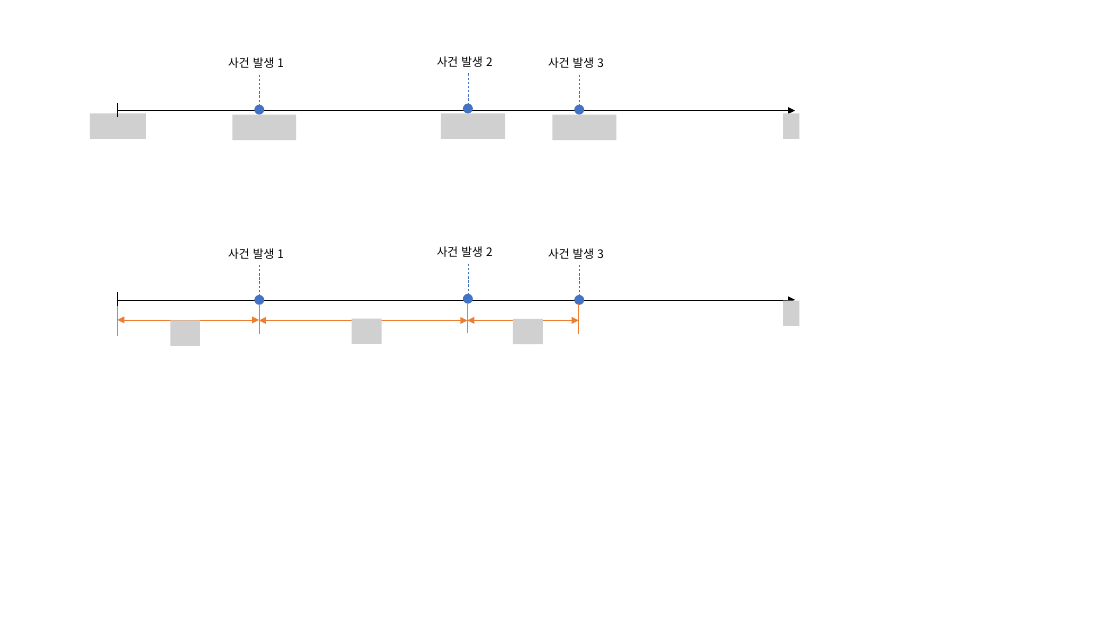
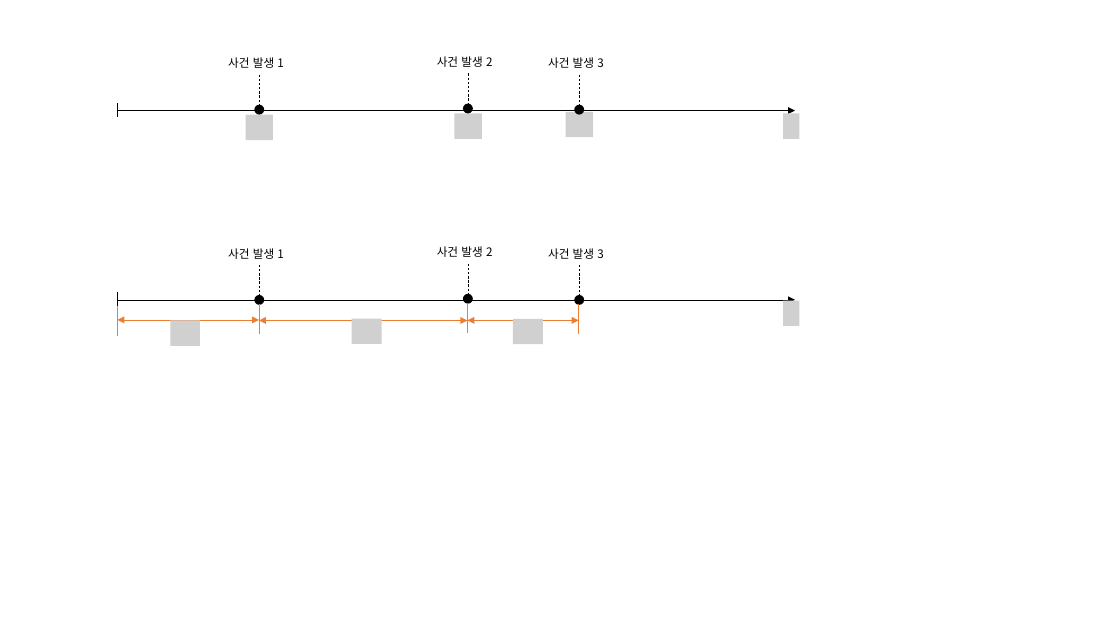
Before and after one commit to govin08/govin08.github.io_241017, a slide deck: slide 1 of images/2024-03-15-mm1_queue/mm1_queue.pptx. Drawn at 1120x630 pixels with LibreOffice and Linux fonts; fonts in the diff are those of the drawing; grey boxes stand for pictures. Boxes give left, top, right and bottom in pixels: in the first picture for what was removed or moved away, otherwise in the second. Text is boxed around its words. In the diff, an @@ line names an element or a change of style, - is before the commit and + after.

```diff
--- a/images/2024-03-15-mm1_queue/mm1_queue.pptx
+++ b/images/2024-03-15-mm1_queue/mm1_queue.pptx
@@ line (260, 75) - (260, 105): stroke #4472C4 0.5 pt dashed to #000000 0.5 pt dashed @@
@@ line (468, 73) - (468, 103): stroke #4472C4 0.5 pt dashed to #000000 0.5 pt dashed @@
@@ line (580, 75) - (580, 105): stroke #4472C4 0.5 pt dashed to #000000 0.5 pt dashed @@
@@ picture removed at [90, 113, 146, 139] @@
@@ picture: place and size @@
-picture at [233, 114, 297, 139]
+picture at [246, 114, 273, 139]
@@ picture: place and size @@
-picture at [441, 113, 505, 139]
+picture at [455, 113, 482, 139]
@@ picture: place and size @@
-picture at [553, 114, 617, 139]
+picture at [565, 112, 593, 137]
@@ line (260, 265) - (260, 295): stroke #4472C4 0.5 pt dashed to #000000 0.5 pt dashed @@
@@ line (468, 264) - (468, 294): stroke #4472C4 0.5 pt dashed to #000000 0.5 pt dashed @@
@@ line (580, 265) - (580, 295): stroke #4472C4 0.5 pt dashed to #000000 0.5 pt dashed @@
@@ fill #4472C4 to #000000 in 6 elements at [255, 105, 265, 115], [463, 103, 473, 113], [575, 105, 585, 115], [255, 295, 265, 305], [463, 294, 473, 304], [575, 295, 585, 305] @@
```
Also in this commit, not shown: 2 slides added, 2 other files.
